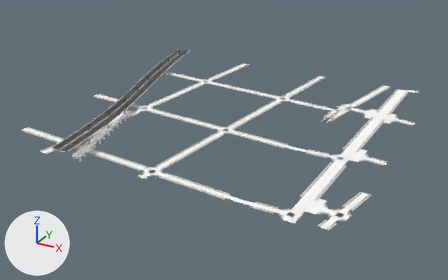
One commit to the glTF model game/assets/city/roads/roads_-3_-1.gltf: the scene before it, then after it.
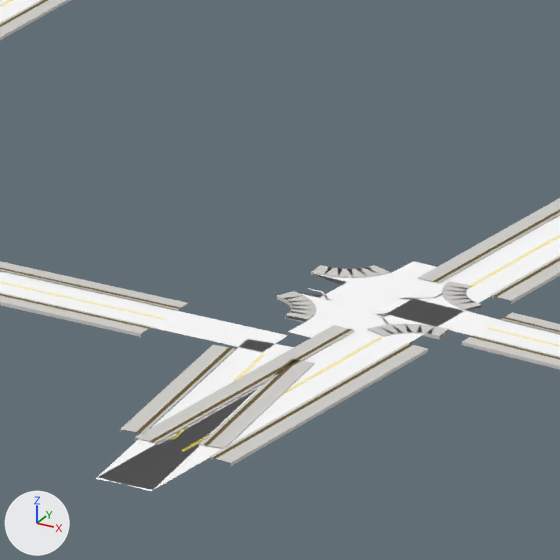
The first picture shows the older version from a 50 mm camera at (-855.0, -561.0, 361.0) aimed at (-1289.0, 229.0, -34.0). The close-ups show the older and then the newer version on the part from 70% to 80% of the width and 29% to 46% of the height of that picture. Only the edits that show in the close-ups are written down. Arrows for +X, +Y and +Z are at lower left; the lights stay in place. Objects named as collision shapes, trigger or cutter boxes, shadow casters or lower levels of detail are left out. Vertices at exactly the same position are counted once.

The older version as bpy lines, for what is in view:
```python
ob_roads__3__1_road_tactile_strip = bpy.data.objects.new('roads_-3_-1_Road_Tactile_Strip', me_roads__3__1_road_tactile_strip)
ob_roads__3__1_road_tactile_strip.location = (0.0, 0.0, 0.0)
ob_roads__3__1_sh_kerb = bpy.data.objects.new('roads_-3_-1_SH_kerb', me_roads__3__1_sh_kerb)
ob_roads__3__1_sh_kerb.location = (0.0, 0.0, 0.0)
ob_roads__3__1_sh_road_marking_yellow = bpy.data.objects.new('roads_-3_-1_SH_road_marking_yellow', me_roads__3__1_sh_road_marking_yellow)
ob_roads__3__1_sh_road_marking_yellow.location = (0.0, 0.0, 0.0)
ob_roads__3__1_sh_sidewalk = bpy.data.objects.new('roads_-3_-1_SH_sidewalk', me_roads__3__1_sh_sidewalk)
ob_roads__3__1_sh_sidewalk.location = (0.0, 0.0, 0.0)
ob_roads__3__1_sh_wet_asphalt = bpy.data.objects.new('roads_-3_-1_SH_wet_asphalt', me_roads__3__1_sh_wet_asphalt)
ob_roads__3__1_sh_wet_asphalt.location = (0.0, 0.0, 0.0)
# also in view: 'roads_-3_-1_SH_road_marking_white' at (-1285.0, 255.0, 6.0)
```
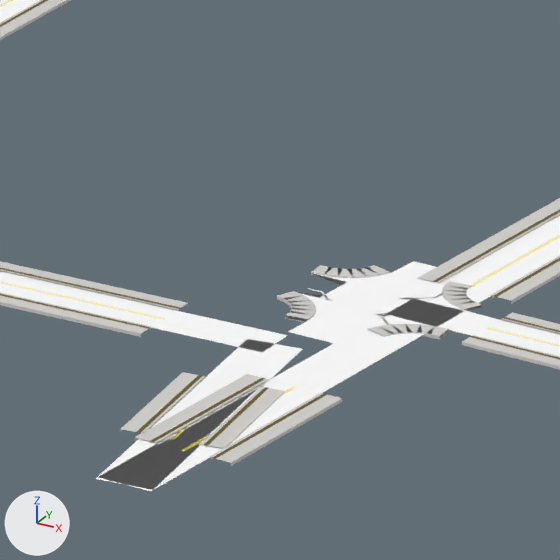
What differs and where, as boxes [x1, y1, x2, y2] in the close-ups (560 x 560 px):
```json
{"part": 1, "of": "me_roads__3__1_road_tactile_strip", "change": "deleted", "before": [199, 329, 412, 394]}
{"part": 2, "of": "me_roads__3__1_sh_kerb", "change": "deleted", "before": [203, 330, 408, 393]}
{"part": 3, "of": "me_roads__3__1_sh_road_marking_yellow", "change": "reshaped", "before": [233, 337, 382, 396], "after": [281, 387, 296, 396]}
{"part": 4, "of": "me_roads__3__1_sh_sidewalk", "change": "deleted", "before": [183, 325, 428, 402]}
```

Edits to the scene script, one JSON object a line:
```json
{"block": "me_roads__3__1_road_tactile_strip", "where": "# used by ob_roads__3__1_road_tactile_strip; location = (0.0, 0.0, 0.0)"}
{"op": "remove", "block": "me_roads__3__1_road_tactile_strip", "code": "me_roads__3__1_road_tactile_strip.from_pydata(...)  # 1832 vertices, 1712 faces; spans x -1540.0..-1019.0, y 2.0..516.0, z 0.0"}
{"op": "add", "block": "me_roads__3__1_road_tactile_strip", "code": "me_roads__3__1_road_tactile_strip.from_pydata(...)  # 1808 vertices, 1688 faces; spans x -1540.0..-1019.0, y 2.0..516.0, z 0.0"}
{"block": "me_roads__3__1_road_tactile_strip", "change": "me_roads__3__1_road_tactile_strip part 1"}
{"block": "me_roads__3__1_road_tactile_strip", "change": "24 vertices are removed from x -1155.0..-1133.0, y 341.0..362.0, z 0.0"}
{"block": "me_roads__3__1_road_tactile_strip", "change": "24 faces are deleted"}
{"block": "me_roads__3__1_sh_kerb", "where": "# used by ob_roads__3__1_sh_kerb; location = (0.0, 0.0, 0.0)"}
{"op": "remove", "block": "me_roads__3__1_sh_kerb", "code": "me_roads__3__1_sh_kerb.from_pydata(...)  # 4434 vertices, 5552 faces; spans x -1540.0..-1019.0, y 0.0..516.0, z 0.0"}
{"op": "add", "block": "me_roads__3__1_sh_kerb", "code": "me_roads__3__1_sh_kerb.from_pydata(...)  # 4398 vertices, 5504 faces; spans x -1540.0..-1019.0, y 0.0..516.0, z 0.0"}
{"block": "me_roads__3__1_sh_kerb", "change": "me_roads__3__1_sh_kerb part 2"}
{"block": "me_roads__3__1_sh_kerb", "change": "36 vertices are removed from x -1154.0..-1134.0, y 341.0..362.0, z 0.0"}
{"block": "me_roads__3__1_sh_kerb", "change": "48 faces are deleted"}
{"block": "me_roads__3__1_sh_road_marking_yellow", "where": "# used by ob_roads__3__1_sh_road_marking_yellow; location = (0.0, 0.0, 0.0)"}
{"op": "remove", "block": "me_roads__3__1_sh_road_marking_yellow", "code": "me_roads__3__1_sh_road_marking_yellow.from_pydata(...)  # 2180 vertices, 2056 faces; spans x -1539.0..-1023.0, y 2.0..515.0, z 0.0..12.0"}
{"op": "add", "block": "me_roads__3__1_sh_road_marking_yellow", "code": "me_roads__3__1_sh_road_marking_yellow.from_pydata(...)  # 2156 vertices, 2032 faces; spans x -1539.0..-1023.0, y 2.0..515.0, z 0.0..12.0"}
{"block": "me_roads__3__1_sh_road_marking_yellow", "change": "me_roads__3__1_sh_road_marking_yellow part 3"}
{"block": "me_roads__3__1_sh_road_marking_yellow", "change": "24 vertices are removed from x -1150.0..-1138.0, y 341.0..361.0, z 0.0"}
{"block": "me_roads__3__1_sh_road_marking_yellow", "change": "28 faces are deleted"}
{"block": "me_roads__3__1_sh_road_marking_yellow", "change": "4 new faces join them"}
{"block": "me_roads__3__1_sh_sidewalk", "where": "# used by ob_roads__3__1_sh_sidewalk; location = (0.0, 0.0, 0.0)"}
{"op": "remove", "block": "me_roads__3__1_sh_sidewalk", "code": "me_roads__3__1_sh_sidewalk.from_pydata(...)  # 4876 vertices, 5552 faces; spans x -1540.0..-1017.0, y 0.0..516.0, z 0.0"}
{"op": "add", "block": "me_roads__3__1_sh_sidewalk", "code": "me_roads__3__1_sh_sidewalk.from_pydata(...)  # 4840 vertices, 5504 faces; spans x -1540.0..-1017.0, y 0.0..516.0, z 0.0"}
{"block": "me_roads__3__1_sh_sidewalk", "change": "me_roads__3__1_sh_sidewalk part 4"}
{"block": "me_roads__3__1_sh_sidewalk", "change": "36 vertices are removed from x -1157.0..-1131.0, y 341.0..363.0, z 0.0"}
{"block": "me_roads__3__1_sh_sidewalk", "change": "48 faces are deleted"}
```
